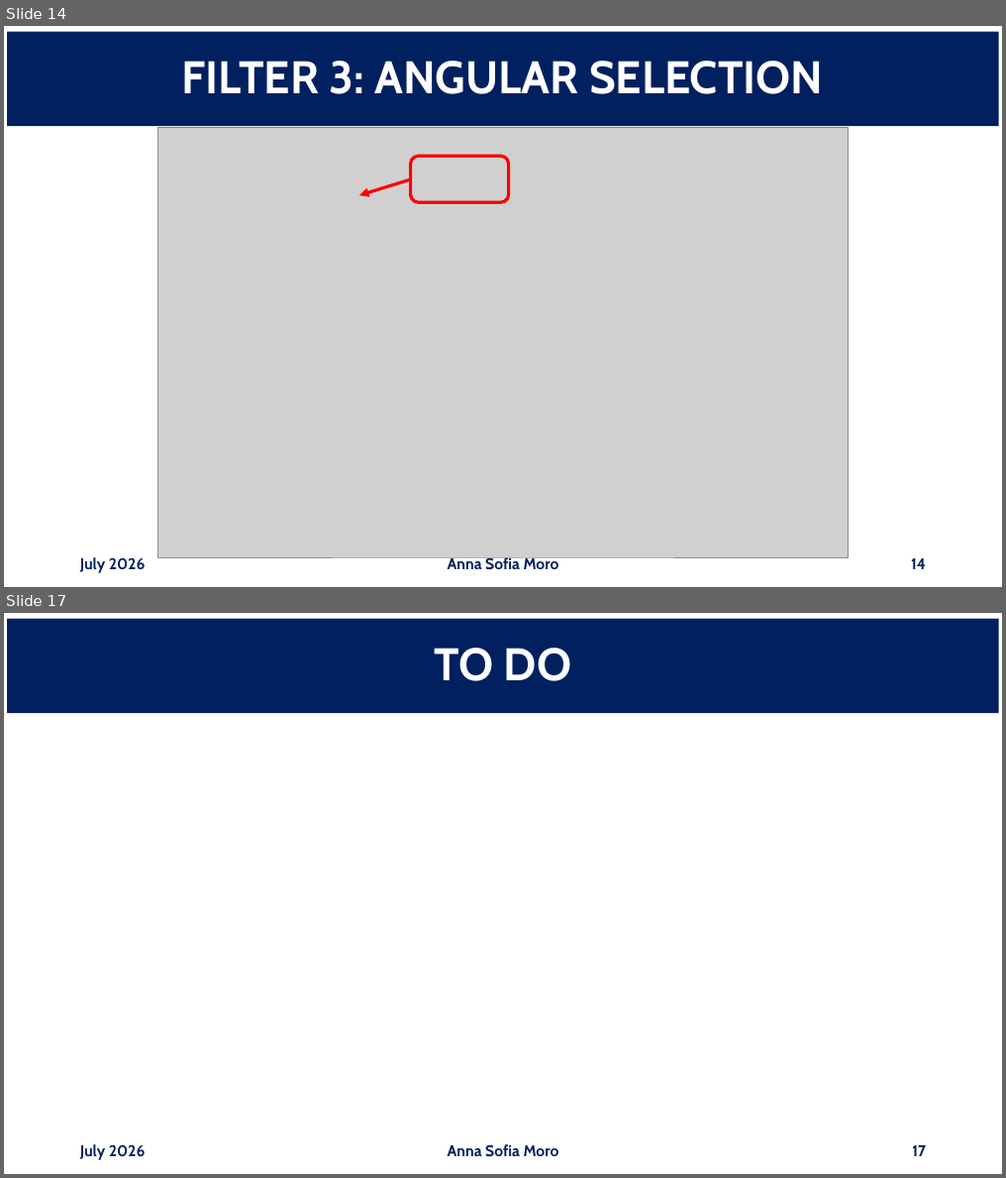
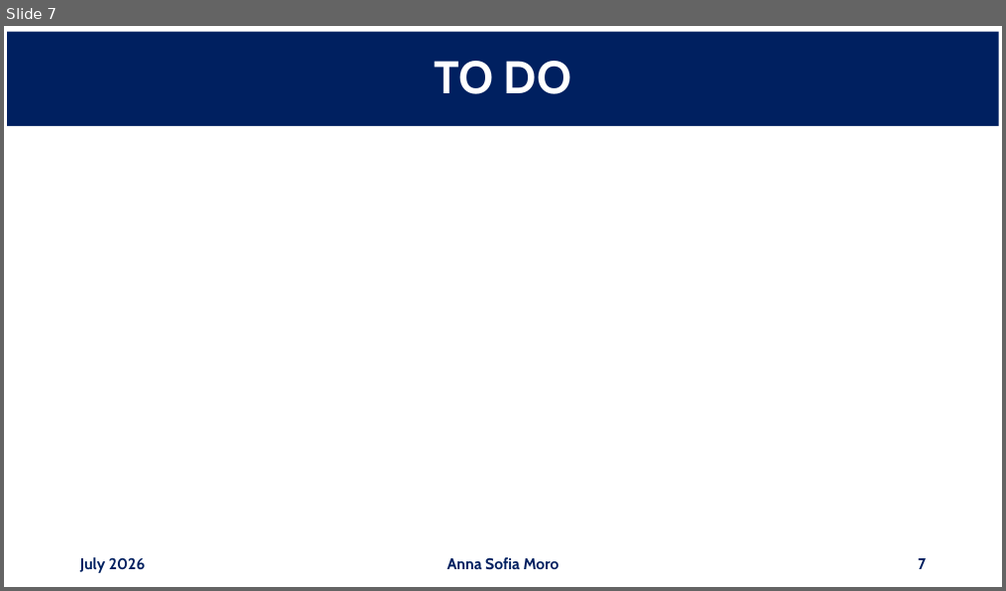
Before and after one commit to annaasofia/tesi, a slide deck: slides/week3.pptx. Shown one above the other, each under a label of ours: slides 14 and 17 before the commit, slide 7 after it; the slides between them are not shown. The pictures are 1006x1178 and 1006x591 pixels, drawn with LibreOffice and Linux fonts; fonts in the diff are those of the drawing; grey boxes stand for pictures. Boxes give left, top, right and bottom in pixels: in the first picture for what was removed or moved away, otherwise in the second. Text is boxed around its words. In the diff, an @@ line names an element or a change of style, - is before the commit and + after.

```diff
--- a/slides/week3.pptx
+++ b/slides/week3.pptx
@@ slide 14 removed at <box>4,26,1002,587</box>, background #FFFFFF @@
@@ title removed at <box>7,32,999,126</box> @@
-FILTER 3: ANGULAR SELECTION
@@ picture removed at <box>158,128,848,559</box> @@
@@ picture removed at <box>411,157,509,202</box> @@
@@ arrow removed from (411, 179) to (359, 195) @@
@@ text removed at <box>80,558,146,573</box> @@
-July 2026
@@ text removed at <box>448,558,559,573</box> @@
-Anna Sofia Moro
@@ page number removed at <box>911,559,926,570</box> @@
-14
@@ what was slide 17 is now slide 7 @@
@@ page number at <box>918,559,926,570</box>: text changed @@
-17
+7
```
Also in this commit, not shown: 6 slides changed, 9 other slides removed, 1 other file.
